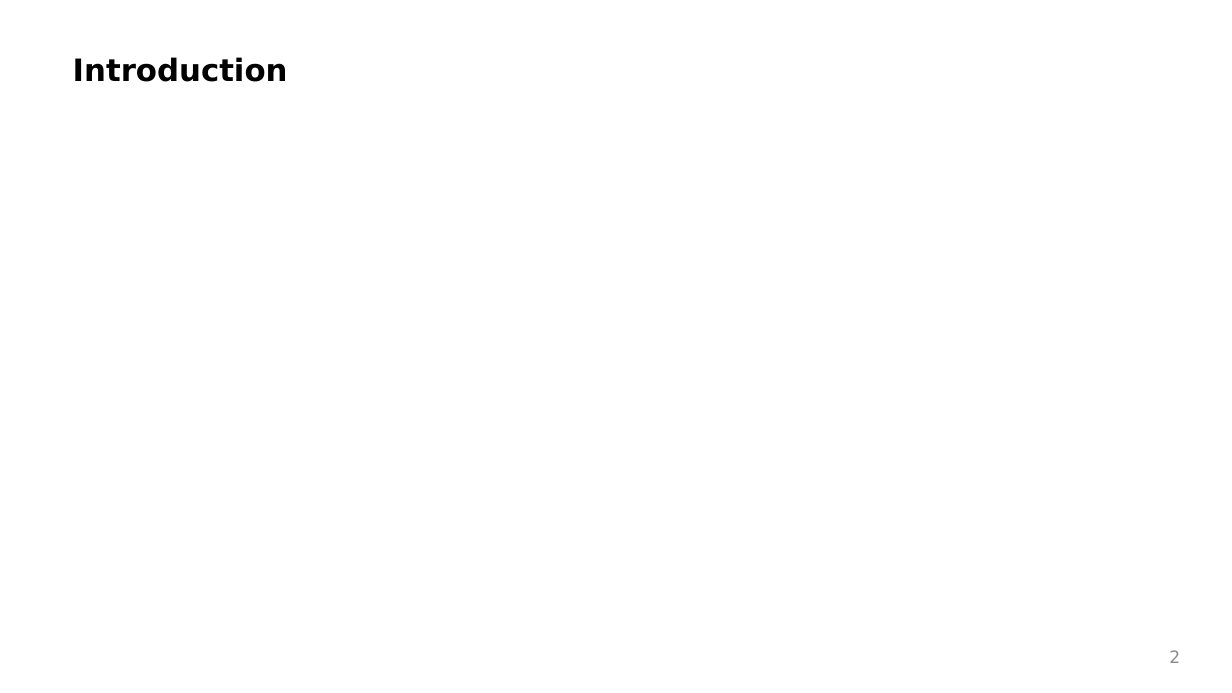
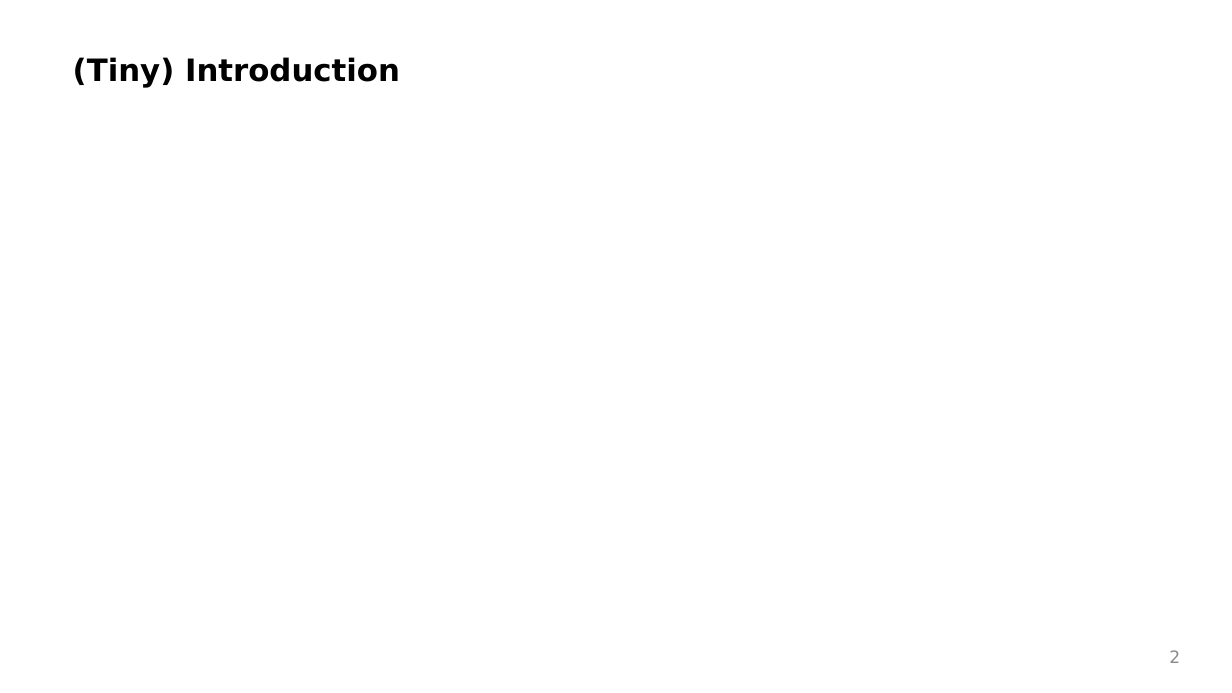
Before and after one commit to Rekyt/alientraitgaps, a slide deck: slide 2 of inst/presentations/20220905_updates_results_coauthors.odp. Drawn at 1232x693 pixels with LibreOffice and Linux fonts; fonts in the diff are those of the drawing; background and template pictures are left out. Boxes give left, top, right and bottom in pixels: in the first picture for what was removed or moved away, otherwise in the second. Text is boxed around its words. In the diff, an @@ line names an element or a change of style, - is before the commit and + after.

```diff
--- a/inst/presentations/20220905_updates_results_coauthors.odp
+++ b/inst/presentations/20220905_updates_results_coauthors.odp
@@ text at <box>73,57,400,88</box>: text changed @@
-Introduction
+(Tiny) Introduction
```
Also in this commit, not shown: 1 slide added, 1 slide removed.
